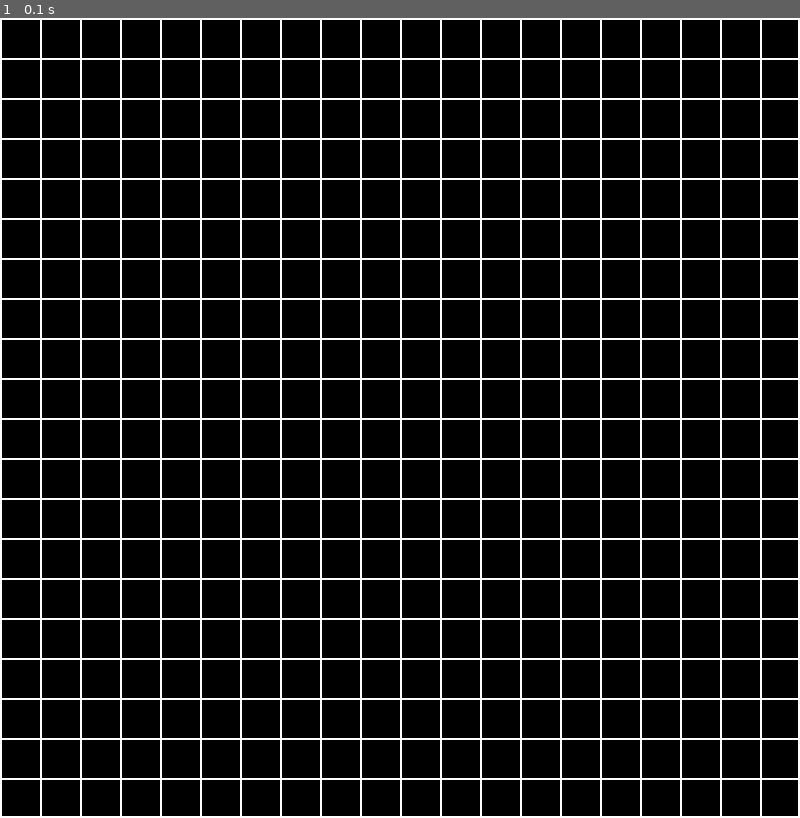
Above: before the commit, frame 1.
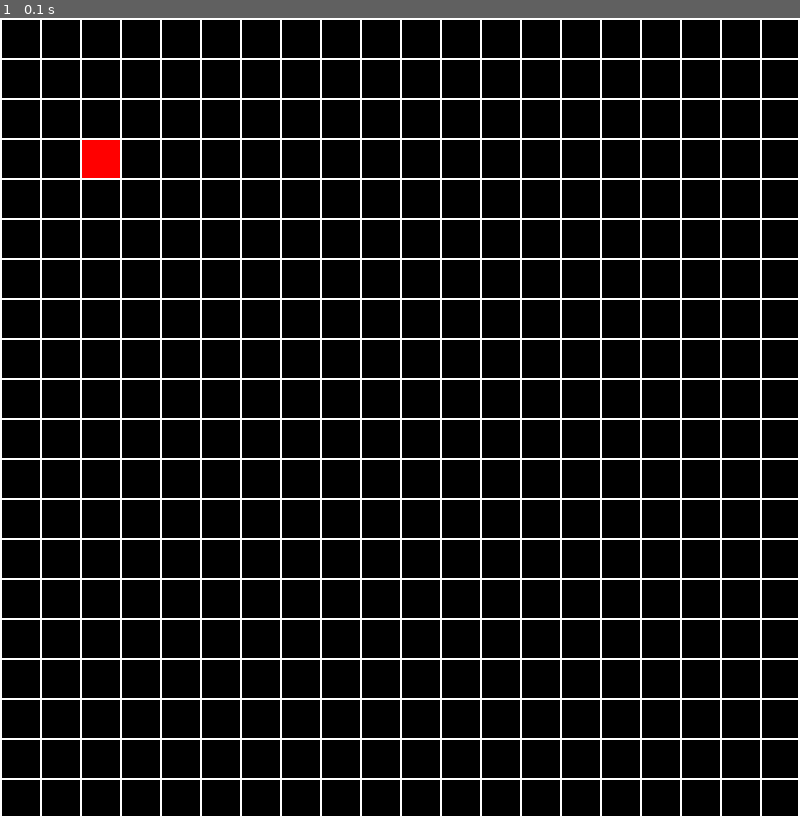
Above: after the commit, the same moment.

Repository: NourTnani37/Short_python_projects
Game: pygame game, started from pygame/game_snake.py
The game is run twice, just before and just after one commit, with the same random seed, the same clock (stepped at 60 frames per second) and the same inputs.
Inputs:
- Up to frame 1 (0.1 s): no input

The runs differ from the first frame. In frame 1, 0.2% of the frame differs, in the area x 10-15%, y 15-20%.

Commit message:
new website project : users login/logout and cretae notes/suppress

Diff:
--- /dev/null
+++ b/Flask_WEBAPP_Tutorial/main.py
@@ -0,0 +1,6 @@
+from website import create_app
+
+app = create_app()
+
+if __name__ == '__main__':
+    app.run(debug=True)
--- /dev/null
+++ b/Flask_WEBAPP_Tutorial/website/__init__.py
@@ -0,0 +1,40 @@
+from flask import Flask
+from flask_sqlalchemy import SQLAlchemy
+from os import path
+from flask_login import LoginManager
+
+db = SQLAlchemy()
+DB_NAME = "database.db"
+
+def create_app():
+    app = Flask(__name__)
+    app.config['SECRET_KEY'] = 'hiwehirh oejdfh kqowd'       # needed to encrypt cookies in session data
+    app.config['SQLALCHEMY_DATABASE_URI'] = f'sqlite:///{DB_NAME}'  # tell flask to store database in current folder
+    db.init_app(app)        # this is the app we are going to use with this database
+
+
+
+    from .views import views
+    from .auth import auth
+
+    app.register_blueprint(views, url_prefix='/')
+    app.register_blueprint(auth, url_prefix='/')
+
+    from .models import User, Note
+    create_database(app)
+    login_manager = LoginManager()
+    login_manager.login_view = 'auth.login'
+    login_manager.init_app(app)
+
+    @login_manager.user_loader
+    def load_user(id):
+        return User.query.get(int(id))
+
+    return app
+
+def create_database(app):
+    if not path.exists('website/' + DB_NAME):
+
+        with app.app_context():
+            db.create_all()
+        print('Created database !')
--- /dev/null
+++ b/Flask_WEBAPP_Tutorial/website/auth.py
@@ -0,0 +1,68 @@
+from flask import Blueprint, render_template, request, flash, redirect, url_for
+from .models import User
+from werkzeug.security import generate_password_hash, check_password_hash
+from . import db
+from flask_login import login_user, login_required, logout_user, current_user
+
+auth = Blueprint('auth', __name__)
+
+@auth.route('/login', methods= ['GET', 'POST'])
+def login():
+    if request.method == 'POST':
+        email = request.form.get('email')
+        password = request.form.get('password')
+
+        user = User.query.filter_by(email=email).first()
+        if user:
+            if check_password_hash(user.password, password):
+                #loggin success
+                flash('Logged in successfully!', category='success')
+                login_user(user, remember=True)
+                # redirect the user to home page
+                return redirect(url_for('views.home'))
+            else:
+                flash('Incorrect password, try again.', category= 'error')
+        else:
+            flash('Email does not exist.', category='error')
+
+    return render_template("login.html",user =current_user)
+
+@auth.route('/logout')
+@login_required
+def logout():
+    logout_user()
+    return redirect(url_for('auth.login'))
+
+@auth.route('/sign-up', methods= ['GET', 'POST'])
+def sign_up():
+    if request.method =='POST':
+        email = request.form.get('email')
+        first_name = request.form.get('firstName')
+        password1 = request.form.get('password1')
+        password2= request.form.get('password2')
+
+        user = User.query.filter_by(email=email).first()
+        if user:
+            flash('Email already exists', category= 'error')
+
+        elif len(email) < 4:
+            flash('Email must be greater than 4 characters.', category='error')
+        elif len(first_name) < 2:
+            flash('First Name must be greater than 2 characters.', category='error')
+        elif password1 != password2:
+            flash('Passwords don\'t match', category='error')
+        elif len(password1) <7 :
+            flash('Password must be at least 7 characters.', category='error')
+        else:
+            # add user to database
+            new_user = User(email= email, first_name = first_name, password = generate_password_hash(password1, method= 'pbkdf2:sha256'))
+            db.session.add(new_user)
+            db.session.commit()
+            login_user(user, remember=True)
+
+            flash('Account created.', category='success')
+
+            # redirect the user to home page
+            return redirect(url_for('views.home'))
+
+    return render_template("sign_up.html", user =current_user)
--- /dev/null
+++ b/Flask_WEBAPP_Tutorial/website/models.py
@@ -0,0 +1,20 @@
+# Create database models: for users and for notes
+from . import db
+from flask_login import UserMixin
+from sqlalchemy.sql import func
+
+class Note(db.Model):
+    id = db.Column(db.Integer, primary_key = True)
+    data = db.Column(db.String(10000))
+    date = db.Column(db.DateTime(timezone = True), default = func.now())
+    # how to associate different notes to different users --> foreign key
+    user_id = db.Column(db.Integer, db.ForeignKey('user.id'))
+
+
+
+class User(db.Model, UserMixin):
+    id = db.Column(db.Integer, primary_key = True)
+    email = db.Column(db.String(150), unique = True)
+    password = db.Column(db.String(150))
+    first_name = db.Column(db.String(150))
+    notes = db.relationship('Note')
--- /dev/null
+++ b/Flask_WEBAPP_Tutorial/website/views.py
@@ -0,0 +1,36 @@
+from flask import Blueprint, render_template, request, flash, jsonify, json
+from flask_login import login_required, current_user
+from .models import Note
+from . import db
+
+views = Blueprint('views', __name__)
+
+@views.route('/', methods = ['GET', 'POST'])
+@login_required
+def home():
+    if request.method == 'POST':
+        note = request.form.get('note')
+
+        if len(note) <1:
+            flash('Note is too short!', category='error')
+        else:
+            new_note = Note(data=note, user_id=current_user.id)
+            db.session.add(new_note)
+            db.session.commit()
+
+            flash('Note added', category='success')
+
+    return render_template("home.html", user = current_user)
+
+@views.route('/delete-note', methods = ['POST'])
+def delete_note():
+    note = json.loads(request.data)
+    noteId = note['noteId']
+    note = Note.query.get(noteId)
+
+    if note:
+        if note.user_id == current_user.id:
+            db.session.delete(note)
+            db.session.commit()
+
+    return jsonify({})
--- a/pygame/game_snake.py
+++ b/pygame/game_snake.py
@@ -19,13 +19,53 @@
 OUTLINE_THICKNESS = 2
 BACKGROUND_COLOR = (0,0,0)
 FONT_COLOR = (119,110,101)
+SNAKE_COLOR = (255,0,0)
+SNACK_COLOR = (0,255,0)
 
 FONT = pygame.font.SysFont("comicsans", 60, bold = True)
 MOVE_VEL = 20
 
 WINDOW = pygame.display.set_mode((WIDTH, HEIGHT))
-pygame.display.set_caption("snake")
+pygame.display.set_caption("Snake")
 
+class cube(object):
+    def __init__(self, start, dirnx = 1, dirny = 0, color = SNAKE_COLOR):
+        pass
+
+    def move(self, dirnx, dirny):
+        pass
+
+    def draw (self, window):
+        #pygame.draw.rect(window, SNAKE_COLOR, (self.x, self.y, RECT_WIDTH, RECT_HEIGHT))
+        pass
+
+
+
+class snake(object):
+    body = []
+    turns = {}
+    def __init__(self, color, pos):
+        self.color = color
+        self.head = cube(pos)
+        self.body.append(self.head)
+        self.dirnx = 0
+        self.dirny = 1
+        self.x = 2
+        self.y = 3
+
+    def move(self):
+
+        pass
+
+    def reset(self, pos):
+        pass
+
+    def addCube(self):
+        pass
+
+    def draw ( self, window):
+        pygame.draw.rect(window, SNAKE_COLOR, (self.x * RECT_HEIGHT, self.y * RECT_WIDTH, RECT_HEIGHT,RECT_WIDTH))
+        #pygame.draw.circle(window, SNACK_COLOR, ((self.x +3)* RECT_HEIGHT, (self.y+2) * RECT_WIDTH),RECT_HEIGHT/2)
 
 
 def draw_grid(window):
@@ -43,11 +83,28 @@
     pygame.draw.rect(window, OUTLINE_COLOR, (0,0, WIDTH, HEIGHT), OUTLINE_THICKNESS) #rectangle coordinates starts at top left corner
 
 
+def get_random_pos(squares):
+    row = None
+    col = None
+
+    # keep randomly generating positions until we find empty tile
+    while True:
+        row = random.randrange(0, ROWS)
+        col = random.randrange(0, COLS)
+
+        if f"{row}{col}" not in squares:
+            break
+    return row, col
+
+
 def draw (window):
     window.fill(BACKGROUND_COLOR)
 
+    c = cube(0)
+    s = snake(SNAKE_COLOR,0)
+    s.draw(window)
+
     draw_grid(window)
-
 
     pygame.display.update()         #as soon as update is called, it makes the updates with the orders in which they are called
 
Binary file added: Flask_WEBAPP_Tutorial/instance/database.db
Not shown, added: Flask_WEBAPP_Tutorial/website/static/index.js
Not shown, added: Flask_WEBAPP_Tutorial/website/templates/base.html
Not shown, added: Flask_WEBAPP_Tutorial/website/templates/home.html
Not shown, added: Flask_WEBAPP_Tutorial/website/templates/login.html
Not shown, added: Flask_WEBAPP_Tutorial/website/templates/sign_up.html
